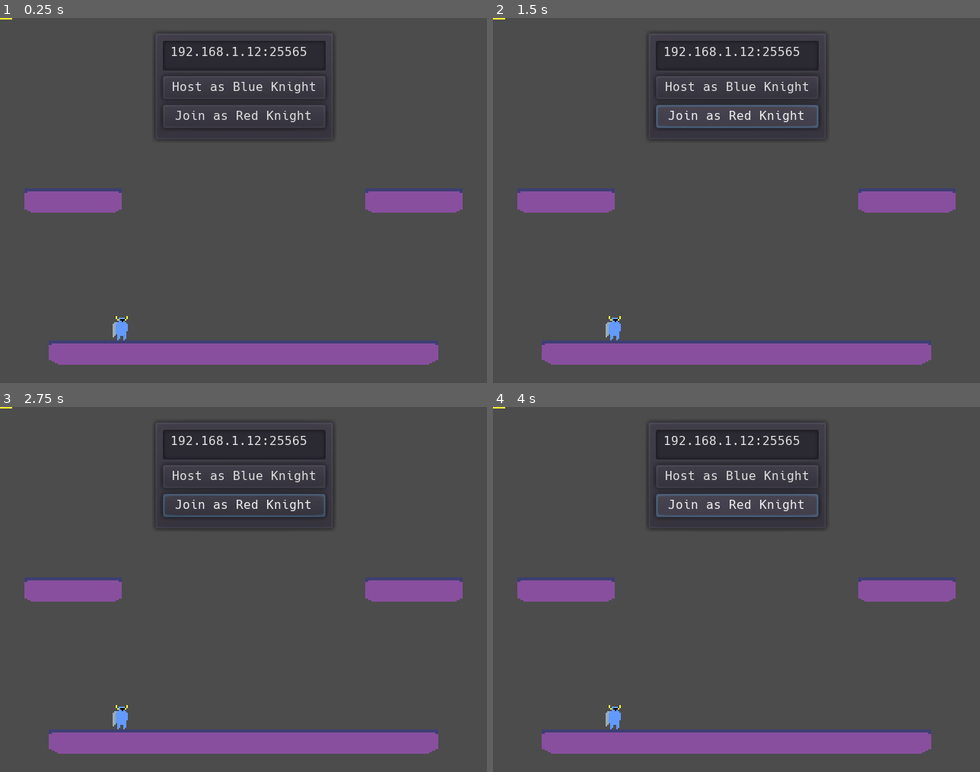
Above: before the commit, frames 1-4 (two rows, left to right).
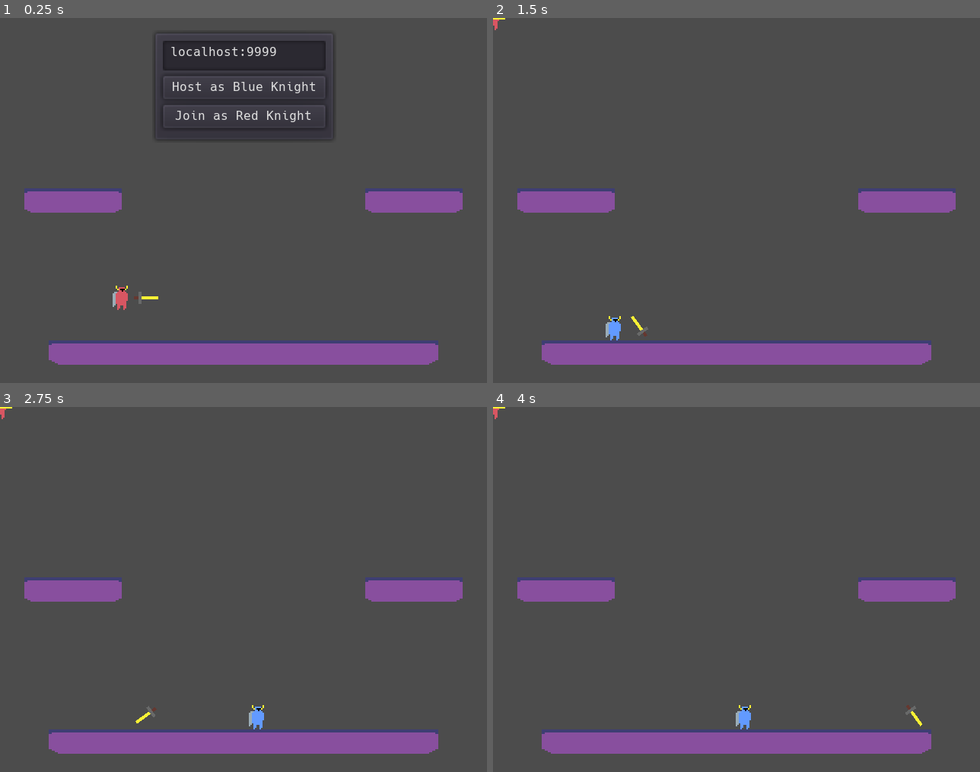
Above: after the commit, the same moments.

Repository: Syldarion/two-knights
Game: Godot game, scene res://scenes/main.tscn
The game is run twice, just before and just after one commit, with the same random seed, the same clock (stepped at 60 frames per second) and the same inputs.
Inputs (mouse positions are in pixels of both pictures, inside the frame that each line leads up to):
- Up to frame 1 (0.25 s): no input
- Up to frame 2 (1.5 s): click "Host as Blue Knight" at 0.5 s; click (736, 116) at 1.25 s, where only the run before the commit has a clickable "Join as Red Knight"
- Up to frame 3 (2.75 s): move the mouse to (350, 571) at 2.02 s; hold D from 2.03 s (still down); right-click (350, 571) at 2.1 s; tap Shift (drop, bound only after the commit) at 2.3 s
- Up to frame 4 (4 s): move the mouse to (639, 607) at 2.77 s; release D at 2.78 s; hold S 2.78-3.53 s; tap Shift (drop, bound only after the commit) at 2.85 s; click (639, 607) at 3.05 s; move the mouse to (785, 509) at 3.52 s; hold D from 3.53 s (still down); click (785, 509) at 3.6 s; right-click (785, 509) at 3.8 s

The runs differ from the first frame. In frame 1, 0.7% of the frame differs, in the area x 0-63%, y 0-89%; in frame 2, 5.1%; in frame 3, 5.3%; in frame 4, 5.4%, in the area x 0-89%, y 0-89%.

Commit message:
changed flow of get_input to be easier to read

Diff:
--- a/project.godot
+++ b/project.godot
@@ -41,34 +41,28 @@
 
 [input]
 
-move_left={
-"deadzone": 0.5,
-"events": [ Object(InputEventJoypadButton,"resource_local_to_scene":false,"resource_name":"","device":0,"button_index":14,"pressure":0.0,"pressed":false,"script":null)
- ]
-}
-move_right={
-"deadzone": 0.5,
-"events": [ Object(InputEventJoypadButton,"resource_local_to_scene":false,"resource_name":"","device":0,"button_index":15,"pressure":0.0,"pressed":false,"script":null)
- ]
-}
 jump={
 "deadzone": 0.5,
 "events": [ Object(InputEventJoypadButton,"resource_local_to_scene":false,"resource_name":"","device":0,"button_index":0,"pressure":0.0,"pressed":false,"script":null)
+, Object(InputEventKey,"resource_local_to_scene":false,"resource_name":"","device":0,"alt":false,"shift":false,"control":false,"meta":false,"command":false,"pressed":false,"scancode":32,"unicode":0,"echo":false,"script":null)
  ]
 }
 drop={
 "deadzone": 0.5,
 "events": [ Object(InputEventJoypadButton,"resource_local_to_scene":false,"resource_name":"","device":0,"button_index":3,"pressure":0.0,"pressed":false,"script":null)
+, Object(InputEventKey,"resource_local_to_scene":false,"resource_name":"","device":0,"alt":false,"shift":false,"control":false,"meta":false,"command":false,"pressed":false,"scancode":16777237,"unicode":0,"echo":false,"script":null)
  ]
 }
 counter={
 "deadzone": 0.5,
 "events": [ Object(InputEventJoypadButton,"resource_local_to_scene":false,"resource_name":"","device":0,"button_index":1,"pressure":0.0,"pressed":false,"script":null)
+, Object(InputEventMouseButton,"resource_local_to_scene":false,"resource_name":"","device":0,"alt":false,"shift":false,"control":false,"meta":false,"command":false,"button_mask":0,"position":Vector2( 0, 0 ),"global_position":Vector2( 0, 0 ),"factor":1.0,"button_index":2,"pressed":false,"doubleclick":false,"script":null)
  ]
 }
 throw={
 "deadzone": 0.5,
 "events": [ Object(InputEventJoypadButton,"resource_local_to_scene":false,"resource_name":"","device":0,"button_index":2,"pressure":0.0,"pressed":false,"script":null)
+, Object(InputEventMouseButton,"resource_local_to_scene":false,"resource_name":"","device":0,"alt":false,"shift":false,"control":false,"meta":false,"command":false,"button_mask":0,"position":Vector2( 0, 0 ),"global_position":Vector2( 0, 0 ),"factor":1.0,"button_index":1,"pressed":false,"doubleclick":false,"script":null)
  ]
 }
 
--- a/scenes/main.tscn
+++ b/scenes/main.tscn
@@ -8,6 +8,7 @@
 [ext_resource path="res://fonts/Hack-Regular.tres" type="DynamicFont" id=6]
 [ext_resource path="res://scripts/network_manager.gd" type="Script" id=7]
 [ext_resource path="res://scripts/the_sword.gd" type="Script" id=8]
+[ext_resource path="res://sprites/TheKnightTwo.png" type="Texture" id=9]
 
 [sub_resource type="RectangleShape2D" id=1]
 extents = Vector2( 8, 8 )
@@ -32,13 +33,14 @@
 [node name="NetworkManager" type="Node2D" parent="."]
 script = ExtResource( 7 )
 knight_one_path = NodePath("../KnightOne")
+knight_two_path = NodePath("../KnightTwo")
 
 [node name="KnightOne" type="KinematicBody2D" parent="."]
 position = Vector2( 80, 184 )
 collision_layer = 2
 collision_mask = 17
 script = ExtResource( 4 )
-move_speed = 200.0
+move_speed = 128.0
 jump_force = 250.0
 jump_frames_max = 12
 dash_frames_max = 30
@@ -46,6 +48,7 @@
 drop_speed = 512.0
 sword_grab_distance = 16.0
 counter_frames_max = 3
+fall_speed = 20.0
 held_sword_path = NodePath("../SwordOne")
 
 [node name="TheKnight" type="Sprite" parent="KnightOne"]
@@ -68,6 +71,42 @@
 position = Vector2( 3, 0 )
 shape = SubResource( 2 )
 
+[node name="KnightTwo" type="KinematicBody2D" parent="."]
+position = Vector2( 80, 184 )
+collision_layer = 2
+collision_mask = 17
+script = ExtResource( 4 )
+move_speed = 128.0
+jump_force = 250.0
+jump_frames_max = 12
+dash_frames_max = 30
+dash_speed = 1024.0
+drop_speed = 512.0
+sword_grab_distance = 16.0
+counter_frames_max = 3
+fall_speed = 20.0
+held_sword_path = NodePath("../SwordTwo")
+
+[node name="TheKnight" type="Sprite" parent="KnightTwo"]
+texture = ExtResource( 9 )
+
+[node name="CollisionShape2D" type="CollisionShape2D" parent="KnightTwo"]
+shape = SubResource( 1 )
+
+[node name="SwordTwo" type="KinematicBody2D" parent="."]
+position = Vector2( 96, 184 )
+collision_layer = 8
+script = ExtResource( 8 )
+throw_speed = 400.0
+rotation_speed = 1080.0
+
+[node name="TheSword" type="Sprite" parent="SwordTwo"]
+texture = ExtResource( 3 )
+
+[node name="CollisionShape2D" type="CollisionShape2D" parent="SwordTwo"]
+position = Vector2( 3, 0 )
+shape = SubResource( 2 )
+
 [node name="Level" type="Node2D" parent="."]
 
 [node name="LevelFloor" type="StaticBody2D" parent="Level"]
@@ -129,6 +168,12 @@
 
 [node name="CollisionShape2D" type="CollisionShape2D" parent="Level/RightBarrier"]
 shape = SubResource( 6 )
+
+[node name="KnightOneSpawn" type="Node2D" parent="Level"]
+position = Vector2( 80, 200 )
+
+[node name="KnightTwoSpawn" type="Node2D" parent="Level"]
+position = Vector2( 240, 200 )
 
 [node name="LobbyUI" type="PanelContainer" parent="."]
 margin_left = 99.643
@@ -149,7 +194,7 @@
 margin_right = 107.0
 margin_bottom = 20.0
 custom_fonts/font = ExtResource( 6 )
-text = "192.168.1.12:25565"
+text = "localhost:9999"
 placeholder_text = "IP:PORT"
 
 [node name="HostButton" type="Button" parent="LobbyUI/VBoxContainer"]
@@ -165,3 +210,6 @@
 margin_bottom = 60.0
 custom_fonts/font = ExtResource( 6 )
 text = "Join as Red Knight"
+
+[connection signal="pressed" from="LobbyUI/VBoxContainer/HostButton" to="NetworkManager" method="_on_HostButton_pressed"]
+[connection signal="pressed" from="LobbyUI/VBoxContainer/JoinButton" to="NetworkManager" method="_on_JoinButton_pressed"]
--- a/scripts/network_manager.gd
+++ b/scripts/network_manager.gd
@@ -11,6 +11,9 @@
 var network_peer = null
 var player_states = {}
 
+sync var knight_one_id = 0
+sync var knight_two_id = 0
+
 # Connect all functions
 
 func _ready():
@@ -20,12 +23,11 @@
 	get_tree().connect("connection_failed", self, "_connected_fail")
 	get_tree().connect("server_disconnected", self, "_server_disconnected")
 
-	host_game()
-
 func _player_connected(id):
 	# Called on both clients and server when a peer connects.
 	# DebugHud.emit_message("Player connected: {0}".format([id]))
 	rpc_id(id, "register_player", player_states[network_peer.get_unique_id()])
+	print("PLAYER CONNECTED: %d" % (id))
 
 func _player_disconnected(id):
 	player_states.erase(id) # Erase player from info.
@@ -46,6 +48,13 @@
 	# Store the info
 	player_states[id] = state
 
+	if state["knight_one"]:
+		knight_one.assign_control(id)
+		knight_two.assign_control(get_tree().get_network_unique_id())
+	if state["knight_two"]:
+		knight_one.assign_control(get_tree().get_network_unique_id())
+		knight_two.assign_control(id)
+
 	update_player_list()
 
 	# Call function to update lobby UI here
@@ -57,21 +66,42 @@
 #	$HUD/PlayerList.text = player_ids
 	pass
 
-func host_game():
+func host_game(port):
+	enable_knights()
 	network_peer = NetworkedMultiplayerENet.new()
 	network_peer.create_server(DEFAULT_PORT, 2)
 	update_player_list()
 	get_tree().set_network_peer(network_peer)
 	knight_one.assign_control(network_peer.get_unique_id())
-	# knight_two.assign_control(-1)
-	# var my_player = PlayerManager.spawn_player(network_peer.get_unique_id(), spawn_position)
-	# get_node("/root/world/Camera").set_target(my_player)
+	knight_one.position = get_parent().get_node("Level/KnightOneSpawn").position
 
-func join_game(ip):
+	player_states[network_peer.get_unique_id()] = {"knight_one": true, "knight_two": false}
+
+func join_game(ip, port):
+	enable_knights()
 	network_peer = NetworkedMultiplayerENet.new()
 	network_peer.create_client(ip, DEFAULT_PORT)
 	update_player_list()
 	get_tree().set_network_peer(network_peer)
 	knight_two.assign_control(network_peer.get_unique_id())
-	# var my_player = PlayerManager.spawn_player(network_peer.get_unique_id(), spawn_position)
-	# get_node("/root/world/Camera").set_target(my_player)
+	knight_two.position = get_parent().get_node("Level/KnightTwoSpawn").position
+
+	player_states[network_peer.get_unique_id()] = {"knight_one": false, "knight_two": true}
+
+func enable_knights():
+	knight_one.enable()
+	knight_two.enable()
+
+func _on_HostButton_pressed():
+	get_parent().get_node("LobbyUI").hide()
+	var ip_port = get_ip_port_from_input()
+	host_game(ip_port[1])
+
+func _on_JoinButton_pressed():
+	get_parent().get_node("LobbyUI").hide()
+	var ip_port = get_ip_port_from_input()
+	join_game(ip_port[0], ip_port[1])
+
+func get_ip_port_from_input():
+	var text = get_parent().get_node("LobbyUI/VBoxContainer/AddressInput").text
+	return text.split(":")
--- a/scripts/the_knight.gd
+++ b/scripts/the_knight.gd
@@ -9,6 +9,7 @@
 export(float) var drop_speed
 export(float) var sword_grab_distance
 export(int) var counter_frames_max
+export(float) var fall_speed
 
 export(NodePath) var held_sword_path
 
@@ -19,53 +20,106 @@
 var velocity = Vector2()
 var facing = 1
 
+var can_jump = true
+var is_jumping = false
 var jump_frames = 0
-var can_jump
-var jumping
-var dropping
-var can_drop
-var is_countering
+
+var can_drop = false
+var is_dropping = false
+
+var can_counter = true
+var is_countering = false
 var counter_frames = 0
-var in_counter_recovery
-
-var sword_thrown
-var retrieving_sword
+
+var can_throw = true
+var has_thrown = false
+var can_retrieve = false
+var is_retrieving = false
+
+var ignore_input = false
+
+var left_axis_input = Vector2()
+var right_axis_input = Vector2()
+
+const INPUT_KB = 0
+const INPUT_GP = 1
+var current_input = INPUT_KB
 
 func _ready():
-	pass
+	set_process(false)
+	set_physics_process(false)
+
+func _input(event):
+	if event is InputEventKey or event is InputEventMouse:
+		current_input = INPUT_KB
+	elif event is InputEventJoypadButton or event is InputEventJoypadMotion:
+		current_input = INPUT_GP
+
+func enable():
+	set_process(true)
+	held_sword.set_process(true)
+	set_physics_process(true)
+	held_sword.set_physics_process(true)
 
 func _physics_process(delta):
 	if is_network_master():
 		get_input()
-		check_jump()
-		check_drop()
-
-		if jumping and can_jump:
+
+		velocity.x = 0
+
+		if is_countering:
+			counter_frames += 1
+			if counter_frames > counter_frames_max:
+				is_countering = false
+				can_counter = true
+			modulate = Color.blue
+		else:
+			modulate = Color.white
+
+		if is_jumping:
+			jump_frames += 1
 			velocity.y = -jump_force
+			if jump_frames > jump_frames_max:
+				is_jumping = false
 		else:
-			velocity.y += 1200 * delta
-
-		if retrieving_sword:
+			jump_frames = 0
+			velocity.y += fall_speed
+
+		if is_on_floor():
+			can_jump = true
+			can_drop = false
+			is_dropping = false
+		elif not is_dropping and not has_thrown:
+			can_drop = true
+
+		if is_retrieving:
 			var sword_diff = held_sword.position - position
 			var sword_dist = sword_diff.length()
 			var sword_dir = sword_diff.normalized()
 			velocity = sword_dir * dash_speed
 			if sword_dist <= sword_grab_distance:
-				retrieving_sword = false
-				sword_thrown = false
+				is_retrieving = false
+				has_thrown = false
 				velocity = Vector2.ZERO
 
-		if dropping:
+		if is_dropping:
+			var point_angle = get_point_and_angle(0.0, 1.0)
+			held_sword.position = position + Vector2(point_angle.x, point_angle.y) * 16
+			held_sword.rotation_degrees = point_angle.z
 			velocity.x = 0
 			velocity.y = drop_speed
 
-		if is_countering:
-			counter_frames += 1
-			if counter_frames > counter_frames_max:
-				is_countering = false
-			modulate = Color.blue
-		else:
-			modulate = Color.white
+		if left_axis_input.x < -0.1:
+			velocity.x -= move_speed
+			face(-1)
+		elif left_axis_input.x > 0.1:
+			velocity.x += move_speed
+			face(1)
+
+		if not has_thrown and not is_dropping:
+			var point_angle = get_point_and_angle(left_axis_input.x, left_axis_input.y)
+			held_sword.position = position + Vector2(point_angle.x, point_angle.y) * 16
+			held_sword.rotation_degrees = point_angle.z
 
 		velocity = move_and_slide(velocity, Vector2.UP)
 
@@ -73,65 +127,75 @@
 	else:
 		global_transform.origin = puppet_pos
 
+func _notification(what):
+	match what:
+		MainLoop.NOTIFICATION_WM_FOCUS_OUT:
+			ignore_input = true
+		MainLoop.NOTIFICATION_WM_FOCUS_IN:
+			ignore_input = false
+
 func get_input():
-	velocity.x = 0.0
-
-	var left_stick = Vector2(Input.get_joy_axis(0, JOY_AXIS_0),
-							 Input.get_joy_axis(0, JOY_AXIS_1))
-
-	if not dropping:
-		if left_stick.x < -0.1:
-			velocity.x -= move_speed # need to move these out of here, one place for velocity
-			face(-1)
-		elif left_stick.x > 0.1:
-			velocity.x += move_speed
-			face(1)
-		jumping = Input.is_action_pressed("jump")
-
-	if Input.is_action_just_pressed("drop"):
-		if can_drop:
-			dropping = true
-			can_drop = false
-
-	if not dropping:
-		if not sword_thrown:
-			var point_angle = get_point_and_angle(left_stick.x, left_stick.y)
-			held_sword.position = position + Vector2(point_angle.x, point_angle.y) * 16
-			held_sword.rotation_degrees = point_angle.z
-
-			if Input.is_action_just_pressed("throw"):
-				held_sword.throw(left_stick)
-				sword_thrown = true
-		elif Input.is_action_just_pressed("throw") and sword_thrown:
-			held_sword.halt()
-			retrieving_sword = true
-	else:
-		var point_angle = get_point_and_angle(0.0, 1.0)
-		held_sword.position = position + Vector2(point_angle.x, point_angle.y) * 16
-		held_sword.rotation_degrees = point_angle.z
-
-	if Input.is_action_just_pressed("counter") and not is_countering:
+	if ignore_input:
+		return
+
+	left_axis_input = Vector2()
+	right_axis_input = Vector2()
+
+	if Input.is_action_just_pressed("counter") and can_counter:
 		is_countering = true
+		can_counter = false
 		counter_frames = 0
 
-func check_jump():
-	if jumping and can_jump:
-		jump_frames += 1
-		if jump_frames > jump_frames_max:
-			can_jump = false
-			jumping = false
-	else:
+	if Input.is_action_just_pressed("drop") and can_drop:
+		is_dropping = true
+		can_drop = false
+
+	if is_dropping:
+		# all other actions can't be done when dropping
+		return
+
+	if current_input == INPUT_KB:
+		get_axis_input_kb()
+	elif current_input == INPUT_GP:
+		get_axis_input_gp()
+
+	var jump_pressed = Input.is_action_pressed("jump")
+
+	if jump_pressed and can_jump:
+		is_jumping = true
+		jump_frames = 0
 		can_jump = false
-		jump_frames = 0
-		if is_on_floor():
-			can_jump = true
-
-func check_drop():
-	if is_on_floor():
-		can_drop = false
-		dropping = false
-	elif not dropping:
-		can_drop = true
+	elif not jump_pressed and is_jumping:
+		is_jumping = false
+
+	if not has_thrown:
+		if Input.is_action_just_pressed("throw"):
+			held_sword.throw(left_axis_input)
+			has_thrown = true
+	elif Input.is_action_just_pressed("throw") and has_thrown:
+		held_sword.halt()
+		is_retrieving = true
+
+func get_axis_input_kb():
+	left_axis_input = get_wasd_input()
+	right_axis_input = get_mouse_dir()
+
+func get_axis_input_gp():
+	left_axis_input = Vector2(Input.get_joy_axis(0, JOY_AXIS_0),
+							  Input.get_joy_axis(0, JOY_AXIS_1))
+	right_axis_input = Vector2(Input.get_joy_axis(0, JOY_AXIS_2),
+							   Input.get_joy_axis(0, JOY_AXIS_3))
+
+func get_wasd_input():
+	var left = -1 if Input.is_key_pressed(KEY_A) else 0
+	var right = 1 if Input.is_key_pressed(KEY_D) else 0
+	var up = -1 if Input.is_key_pressed(KEY_W) else 0
+	var down = 1 if Input.is_key_pressed(KEY_S) else 0
+
+	return Vector2(left + right, up + down)
+
+func get_mouse_dir():
+	return (get_global_mouse_position() - position).normalized()
 
 func face(direction):
 	facing = direction
@@ -142,6 +206,7 @@
 
 func assign_control(id):
 	set_network_master(id)
+	held_sword.set_network_master(id)
 
 func grab_sword(sword):
 	add_child(sword)
--- a/scripts/the_sword.gd
+++ b/scripts/the_sword.gd
@@ -13,7 +13,8 @@
 var owner_id
 
 func _ready():
-	pass
+	set_process(false)
+	set_physics_process(false)
 
 func _physics_process(delta):
 	if is_network_master():
Not shown: 1 places in scenes/main.tscn that only renumber resources
